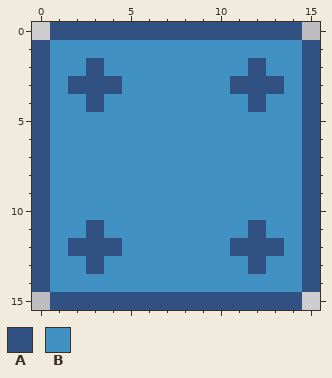
A pixel-art file gets an edit: Project/Assets/Art/BlueBox.aseprite. The first picture shows the starting point.
16x16 pixels, 1 frame.
Palette (. is transparent): A #305182  B #4192c3
Pixels before, first column x 0:
 0 .AAAAAAAAAAAAAA.
 1 ABBBBBBBBBBBBBBA
 2 ABBABBBBBBBBABBA
 3 ABAAABBBBBBAAABA
 4 ABBABBBBBBBBABBA
 5 ABBBBBBBBBBBBBBA
 6 ABBBBBBBBBBBBBBA
 7 ABBBBBBBBBBBBBBA
 8 ABBBBBBBBBBBBBBA
 9 ABBBBBBBBBBBBBBA
10 ABBBBBBBBBBBBBBA
11 ABBABBBBBBBBABBA
12 ABAAABBBBBBAAABA
13 ABBABBBBBBBBABBA
14 ABBBBBBBBBBBBBBA
15 .AAAAAAAAAAAAAA.
Once edited:
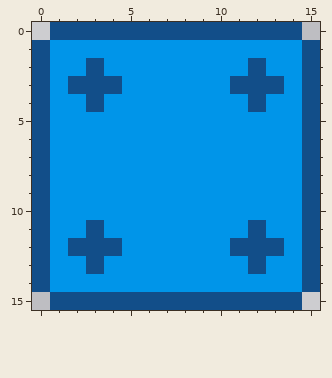
What changed:
{"colour":"A","old":"#305182","new":"#124e89"}
{"colour":"B","old":"#4192c3","new":"#0095e9"}
{"label":"changed","picture_box":[32,22,320,310]}
